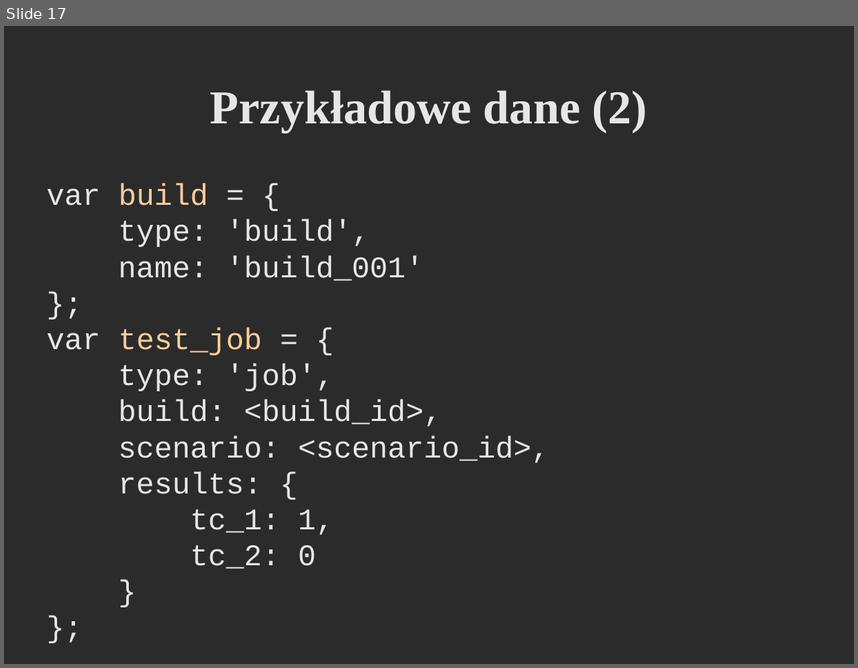
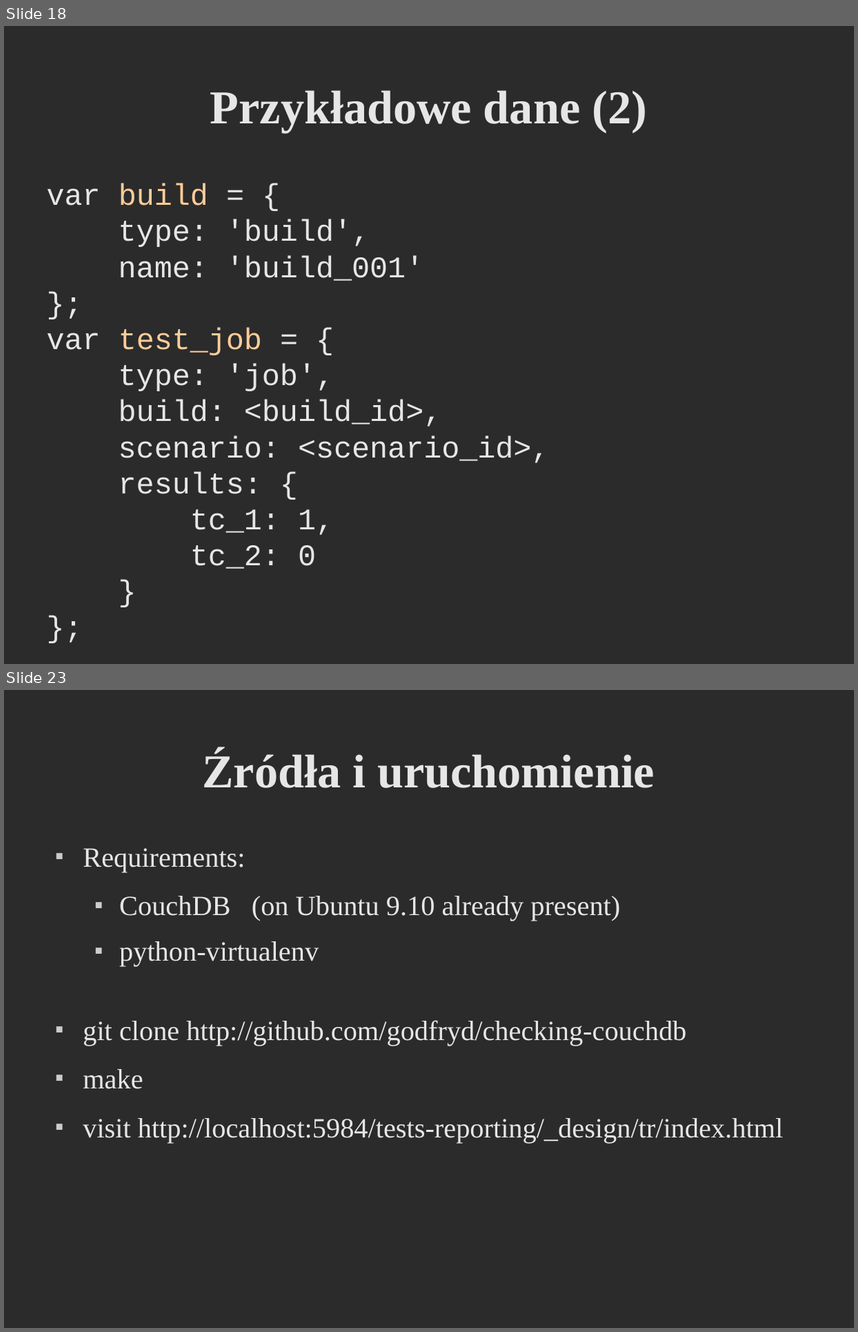
Before and after one commit to godfryd/checking-couchdb, a slide deck: checking-couchdb.odp. Shown one above the other, each under a label of ours: slide 17 before the commit, slides 18 and 23 after it; the slides between them are not shown. The pictures are 858x668 and 858x1332 pixels, drawn with LibreOffice and Linux fonts; fonts in the diff are those of the drawing; background and template pictures are left out; a plain dark background stands for a picture behind light text. Boxes give left, top, right and bottom in pixels: in the first picture for what was removed or moved away, otherwise in the second. Text is boxed around its words. In the diff, an @@ line names an element or a change of style, - is before the commit and + after.

```diff
--- a/checking-couchdb.odp
+++ b/checking-couchdb.odp
@@ slide 23 added at [4, 690, 854, 1328], background picture (left out) @@
@@ title added at [202, 750, 655, 788], 44 pt, text #E6E6E6, bold @@
+Źródła i uruchomienie
@@ text added at [83, 848, 783, 1143], 26 pt, text #E6E6E6 @@
+■ Requirements:
+  ■ CouchDB (on Ubuntu 9.10 already present)
+  ■ python-virtualenv
+■ git clone http://github.com/godfryd/checking-couchdb
+■ make
+■ visit http://localhost:5984/tests-reporting/_design/tr/index.html
@@ what was slide 17 is now slide 18 @@
```
Also in this commit, not shown: 9 slides changed, 5 other slides added, 5 slides removed.
